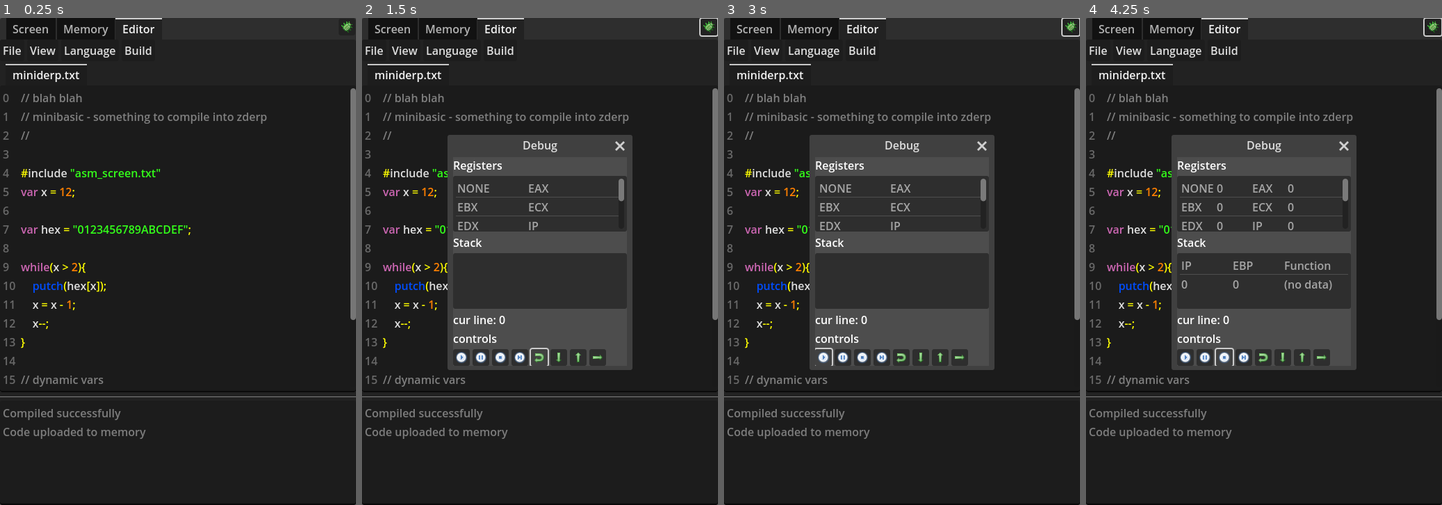
Above: before the commit, frames 1-4 (left to right).
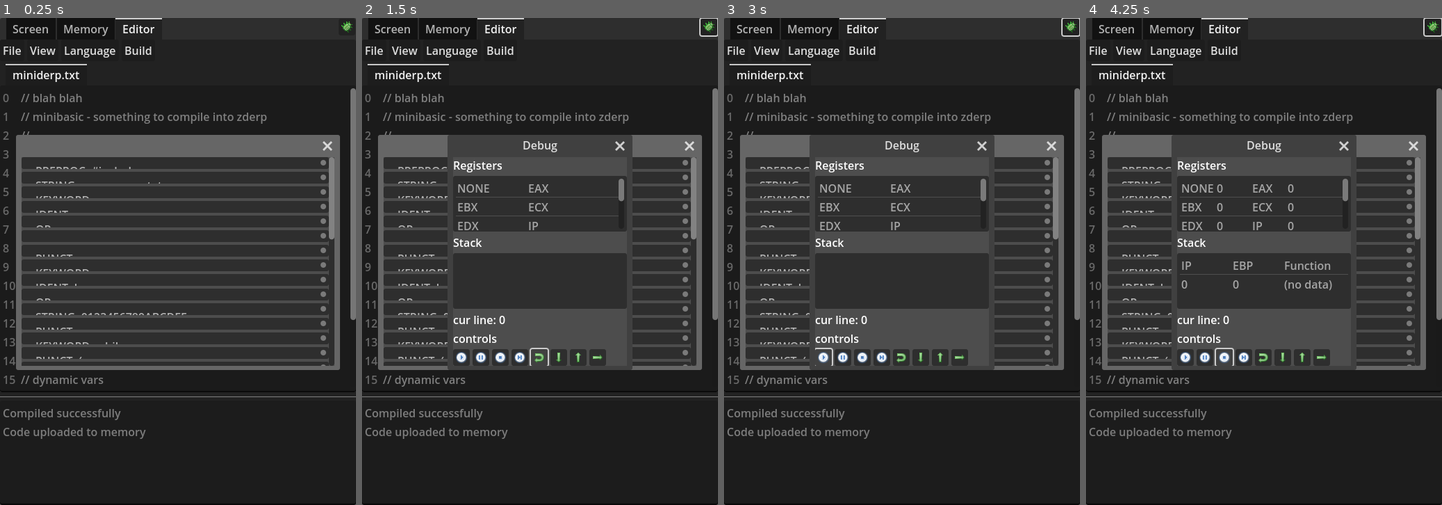
Above: after the commit, the same moments.

Repository: Zondartul/CpuDerp
Game: Godot game, scene res://scenes/main.tscn
Same seed, same stepped clock (60 frames per second), same inputs: the game is played once before the commit and once after it.
Inputs (mouse positions are in pixels of both pictures, inside the frame that each line leads up to):
- Up to frame 1 (0.25 s): no input
- Up to frame 2 (1.5 s): click (707, 27) at 0.5 s; click (540, 358) at 1.25 s
- Up to frame 3 (3 s): click (902, 358) at 2 s; click (823, 358) at 2.75 s
- Up to frame 4 (4.25 s): click (1224, 358) at 3.5 s

The runs differ from the first frame. In frame 1, 15% of the frame differs, in the area x 4-96%, y 24-73%; in frame 2, 7.6%; in frame 3, 7.6%; in frame 4, 7.6%.

Commit message:
wip parser and ast stack view

Diff:
--- a/scenes/comp_compile_md.gd
+++ b/scenes/comp_compile_md.gd
@@ -4,13 +4,75 @@
 var cur_path: set=set_cur_path;
 @onready var tokenizer = $tokenizer_md;
 signal tokens_ready;
+signal parse_ready;
 
 func compile(text):
 	var tokens = tokenizer.tokenize(text);
-	print(tokens);
+	var ast = parse(tokens);
+	#print(tokens);
 
 func _on_tokenizer_md_tokens_ready(tokens) -> void:
 	tokens_ready.emit(tokens);
 
 func set_cur_filename(val): tokenizer.cur_filename = val;
 func set_cur_path(val): tokenizer.cur_path = val;
+
+#-------- Parser ---------------------
+
+# LR(1) shift-reduce parser, always applies the first valid rule
+func parse(tokens:Array):
+	tokens = tokens.duplicate();
+	tokens.append({"class":"EOF"});
+	var stack = [];
+	#tok is the look-ahead token
+	for tok in tokens:
+		var stabilized = false;
+		while not stabilized:
+			stabilized = true;
+			for rule in rules:
+				if rule_matches(stack, tok, rule):
+					apply_rule(stack, rule);
+					stabilized = false;
+					break;
+		stack.push_back(tok);
+	parse_ready.emit(stack);
+	# parsed all tokens
+	if len(stack) == 1:
+		return stack[0];
+	elif len(stack) == 0:
+		push_error("no input");
+		return false;
+	else:
+		push_error("syntax error");
+		return false;
+
+func rule_matches(stack:Array, tok_lookahead, rule:Array):
+	#var rule_result = rule[-1];
+	var rule_lookahead = rule[-2];
+	var rule_input = rule.slice(0,-2);
+	if len(stack) < len(rule_input): return false;
+	if not token_match(tok_lookahead, rule_lookahead): return false;
+	var stack_input = stack.slice(-len(rule_input));
+	for i in range(len(rule_input)):
+		if not token_match(stack_input[i], rule_input[i]): return false;
+	return true;
+
+func token_match(tok, ref:String):
+	if ref == "*": return true;
+	if ref[0] == "/": return ref.substr(1) == tok.text;
+	return ref == tok.class;
+
+func apply_rule(stack:Array, rule:Array):
+	var toks = [];
+	for i in range(len(rule)-2):
+		toks.append(stack.pop_back());
+	toks.reverse();
+	var new_tok = {"class":rule[-1], "text":"", "children":toks};
+	stack.append(new_tok);
+
+const rules = [
+	["NUMBER", "*", "expr"],
+	["IDENT", "/=", "expr", ";", "assignment"],
+];
+
+#-------------------------------------
--- a/scenes/main.tscn
+++ b/scenes/main.tscn
@@ -22,6 +22,7 @@
 [ext_resource type="Script" uid="uid://d4b6r10nogh80" path="res://scenes/comp_compile_md.gd" id="11_yc10j"]
 [ext_resource type="Script" uid="uid://xob4lsa7oo56" path="res://scenes/md_tokenizer.gd" id="12_pm3ni"]
 [ext_resource type="PackedScene" uid="uid://bctk63nmyhslj" path="res://scenes/win_token_view.tscn" id="13_jscy8"]
+[ext_resource type="PackedScene" uid="uid://bystectvtbdhc" path="res://scenes/win_parse.tscn" id="15_y6deb"]
 [ext_resource type="Script" uid="uid://b74jfmkseejoc" path="res://scenes/todo.gd" id="19_a20q3"]
 
 [sub_resource type="SystemFont" id="SystemFont_30trl"]
@@ -263,6 +264,8 @@
 
 [node name="win_token_view" parent="Panel/TabContainer/Editor" instance=ExtResource("13_jscy8")]
 visible = false
+
+[node name="win_parse" parent="Panel/TabContainer/Editor" instance=ExtResource("15_y6deb")]
 
 [node name="btn_debugger" type="Button" parent="Panel"]
 layout_mode = 1
@@ -317,6 +320,7 @@
 [connection signal="cur_efile_changed" from="Panel/TabContainer/Editor/comp_file" to="Panel/TabContainer/Editor/comp_build" method="_on_comp_file_cur_efile_changed"]
 [connection signal="file_selected" from="Panel/TabContainer/Editor/comp_file/fd_save" to="Panel/TabContainer/Editor/comp_file" method="_on_fd_save_file_selected"]
 [connection signal="file_selected" from="Panel/TabContainer/Editor/comp_file/fd_load" to="Panel/TabContainer/Editor/comp_file" method="_on_fd_load_file_selected"]
+[connection signal="parse_ready" from="Panel/TabContainer/Editor/comp_build/comp_compile_md" to="Panel/TabContainer/Editor/win_parse" method="_on_comp_compile_md_parse_ready"]
 [connection signal="tokens_ready" from="Panel/TabContainer/Editor/comp_build/comp_compile_md/tokenizer_md" to="Panel/TabContainer/Editor/comp_build/comp_compile_md" method="_on_tokenizer_md_tokens_ready"]
 [connection signal="close_requested" from="Panel/TabContainer/Editor/window_debug" to="Panel/TabContainer/Editor/window_debug" method="hide"]
 [connection signal="set_highlight" from="Panel/TabContainer/Editor/window_debug/debug_panel" to="Panel/TabContainer/Editor/comp_build" method="_on_debug_panel_set_highlight"]
--- /dev/null
+++ b/scenes/win_parse.gd
@@ -0,0 +1,40 @@
+extends Window
+
+@onready var container = $SC/BC;
+
+func set_stack(stack):
+	clear();
+	for item in stack:
+		add_ast(item);
+
+func clear():
+	for ch in container.get_children():
+		ch.queue_free();
+
+func add_ast(item):
+	var tree:Tree = Tree.new();
+	container.add_child(tree);
+	var root = tree.create_item();
+	var text = token_to_str(item);
+	root.set_text(0, text);
+	if "children" in item:
+		for ch in item.children:
+			add_sub_ast(ch, tree, root);
+
+func add_sub_ast(ast, tree:Tree, node:TreeItem):
+	var leaf = tree.create_item(node);
+	leaf.set_text(0, token_to_str(ast));
+	if "children" in ast:
+		for ch in ast.children:
+			add_sub_ast(ch, tree, leaf);
+
+func token_to_str(item):
+	var text = "";
+	text += item.class;
+	if "text" in item and item.text != "":
+		text += ": "+item.text;
+	return text;
+
+
+func _on_comp_compile_md_parse_ready(stack):
+	set_stack(stack);
--- /dev/null
+++ b/scenes/win_parse.tscn
@@ -0,0 +1,22 @@
+[gd_scene load_steps=2 format=3 uid="uid://bystectvtbdhc"]
+
+[ext_resource type="Script" uid="uid://bqabs5ds683kd" path="res://scenes/win_parse.gd" id="1_cq0is"]
+
+[node name="win_parse" type="Window"]
+oversampling_override = 1.0
+initial_position = 2
+size = Vector2i(450, 300)
+script = ExtResource("1_cq0is")
+
+[node name="SC" type="ScrollContainer" parent="."]
+anchors_preset = 15
+anchor_right = 1.0
+anchor_bottom = 1.0
+grow_horizontal = 2
+grow_vertical = 2
+
+[node name="BC" type="BoxContainer" parent="SC"]
+layout_mode = 2
+size_flags_horizontal = 3
+size_flags_vertical = 3
+vertical = true
Not shown: 1 places in scenes/main.tscn that only renumber resources
Not shown, added: scenes/win_parse.gd.uid
